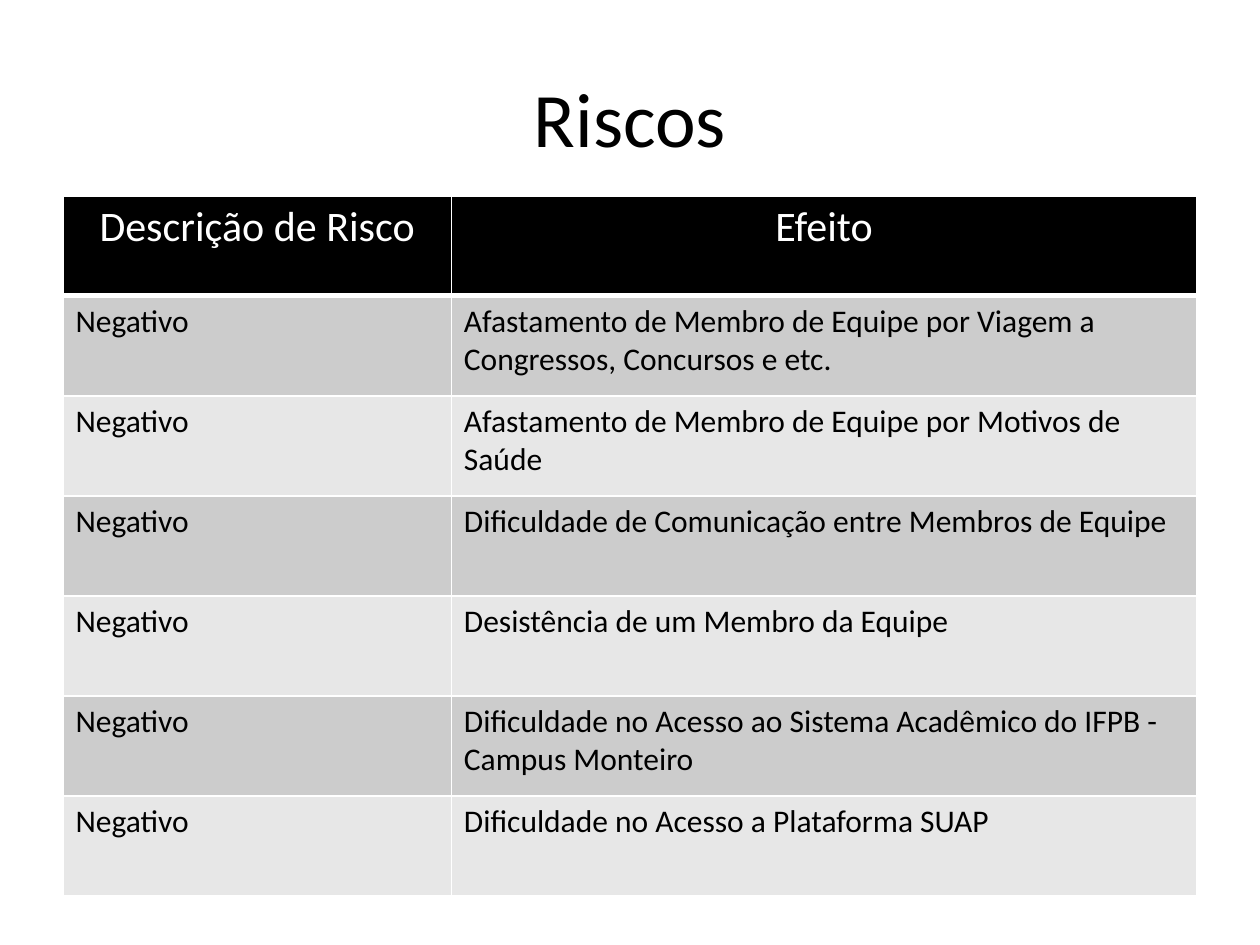
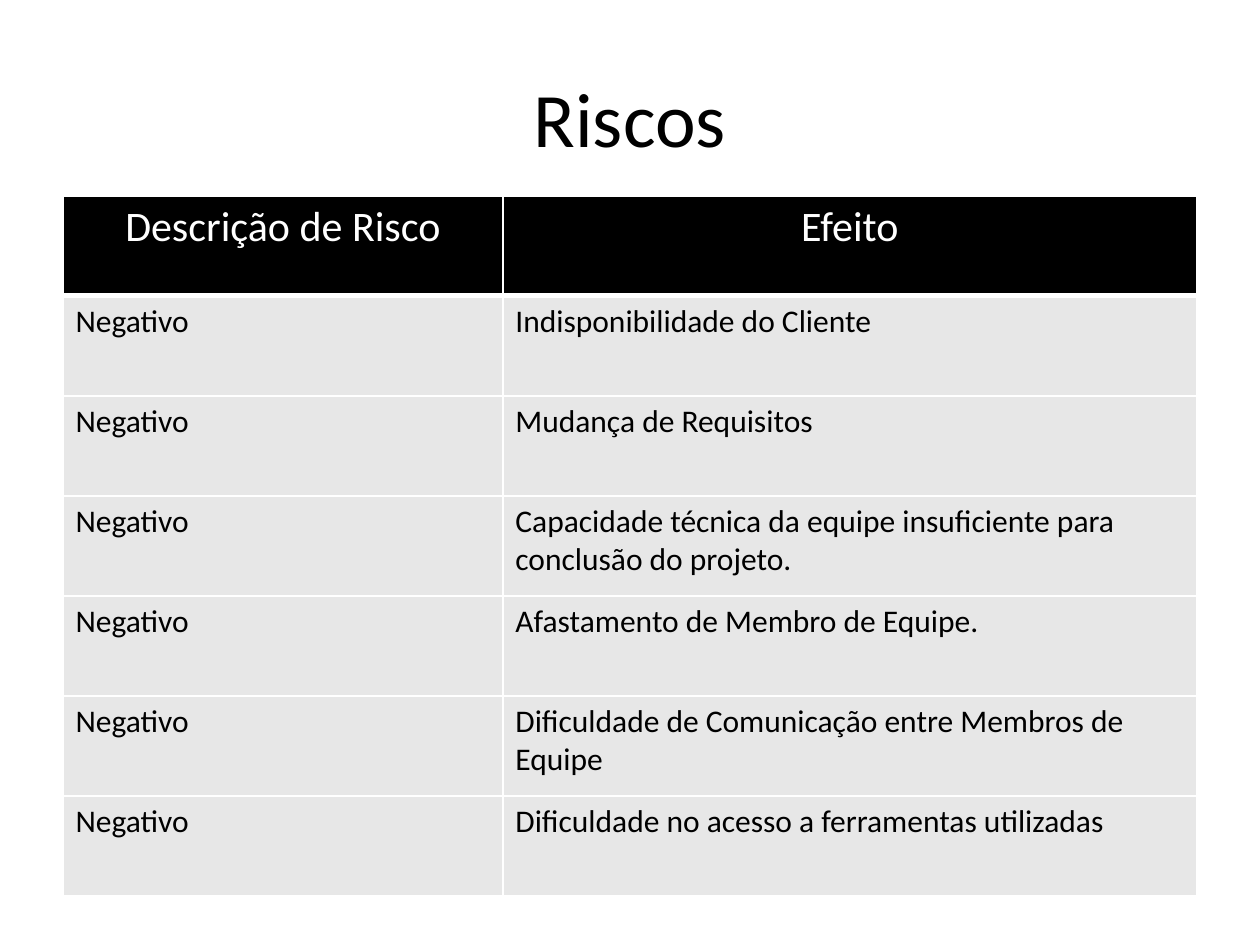
Before and after one commit to AjudeMais/ajudeMais-Projeto, a slide deck: slide 15 of Projeto-AjudeMais/000-Gerência de Projeto/PPJ-Plano de Projeto.pptx (slide 16 before the commit). Drawn at 1260x945 pixels with LibreOffice and Linux fonts; fonts in the diff are those of the drawing. Boxes give left, top, right and bottom in pixels: in the first picture for what was removed or moved away, otherwise in the second. Text is boxed around its words. In the diff, an @@ line names an element or a change of style, - is before the commit and + after.

Commit message:
atualização de documento de plano de projeto e inicio de documento de arquitetura

```diff
--- a/Projeto-AjudeMais/000-Gerência de Projeto/PPJ-Plano de Projeto.pptx
+++ b/Projeto-AjudeMais/000-Gerência de Projeto/PPJ-Plano de Projeto.pptx
@@ table at box(63, 195, 1197, 896) @@
-row 2: Negativo | Afastamento de Membro de Equipe por Viagem a Congressos, Concursos e etc.
-row 3: Negativo | Afastamento de Membro de Equipe por Motivos de Saúde
+row 2: Negativo | Indisponibilidade do Cliente
+row 3: Negativo | Mudança de Requisitos
+row 4: Negativo | Capacidade técnica da equipe insuficiente para conclusão do projeto.
+row 5: Negativo | Afastamento de Membro de Equipe.
-row 5: Negativo | Desistência de um Membro da Equipe
-row 6: Negativo | Dificuldade no Acesso ao Sistema Acadêmico do IFPB - Campus Monteiro
-row 7: Negativo | Dificuldade no Acesso a Plataforma SUAP
+row 7: Negativo | Dificuldade no acesso a ferramentas utilizadas
@@ fill #CCCCCC to #E7E7E7 in 6 cells @@
@@ borders changed @@
```
Also in this commit, not shown: 5 other slides changed, 2 slides added, 4 slides removed, 1 other file.
